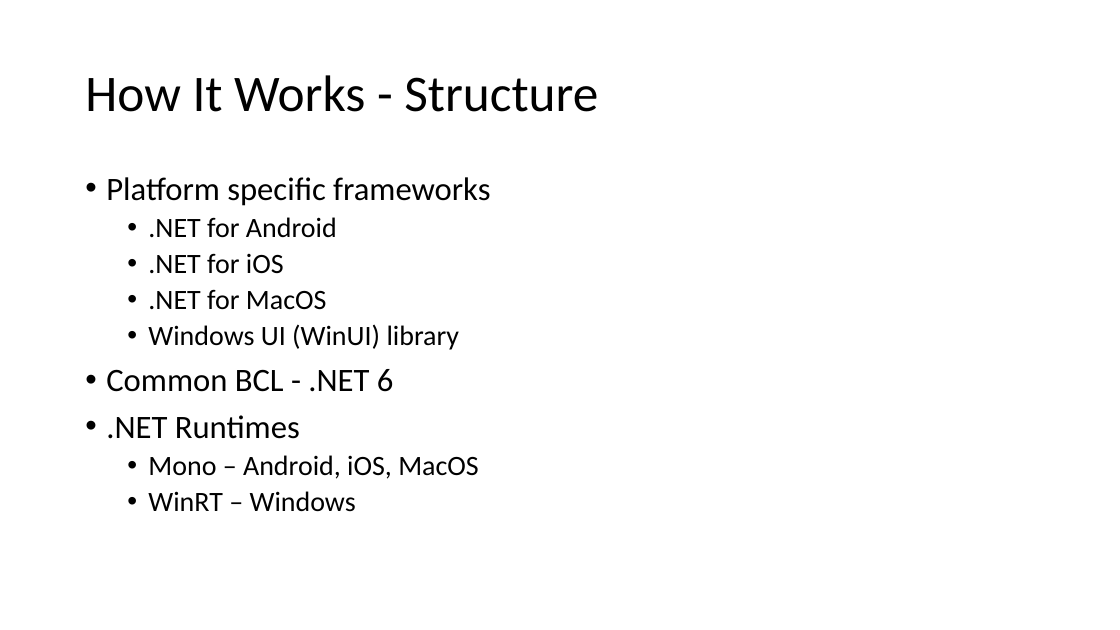
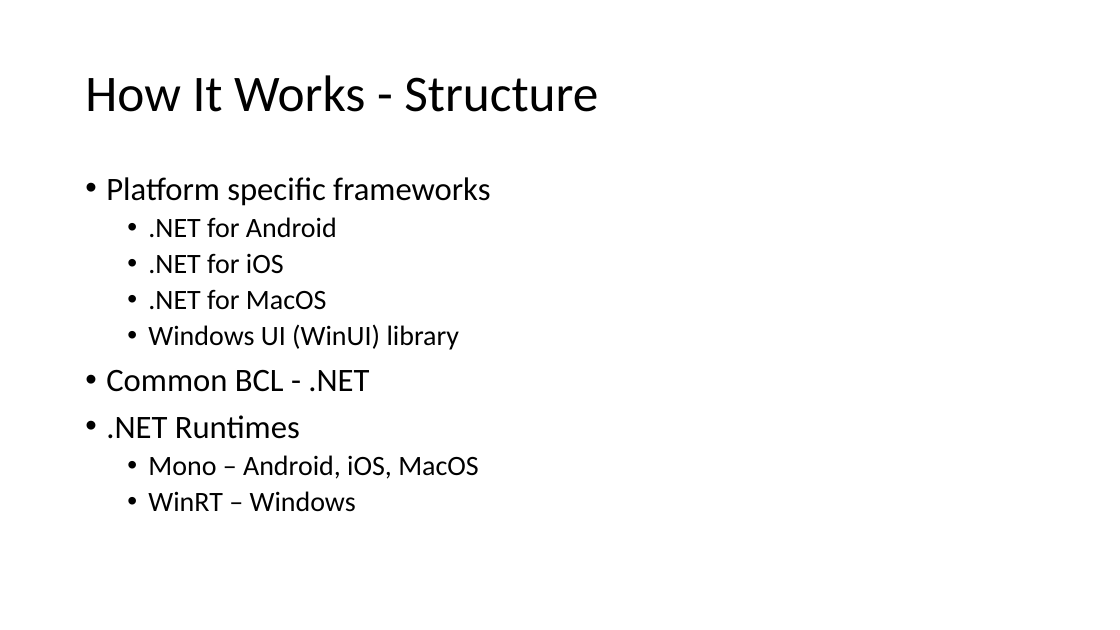
Before and after one commit to jasho/pv239-maui, a slide deck: slide 5 of Lecture/PV239-NET-MAUI.pptx (slide 6 before the commit). Drawn at 1120x630 pixels with LibreOffice and Linux fonts; fonts in the diff are those of the drawing. Boxes give left, top, right and bottom in pixels: in the first picture for what was removed or moved away, otherwise in the second. Text is boxed around its words. In the diff, an @@ line names an element or a change of style, - is before the commit and + after.

```diff
--- a/Lecture/PV239-NET-MAUI.pptx
+++ b/Lecture/PV239-NET-MAUI.pptx
@@ text at (x1=106, y1=369, x2=369, y2=392): text changed @@
-• Common BCL - .NET 6
+• Common BCL - .NET
```
Also in this commit, not shown: 11 other slides changed, 1 slide added, 8 slides removed.
